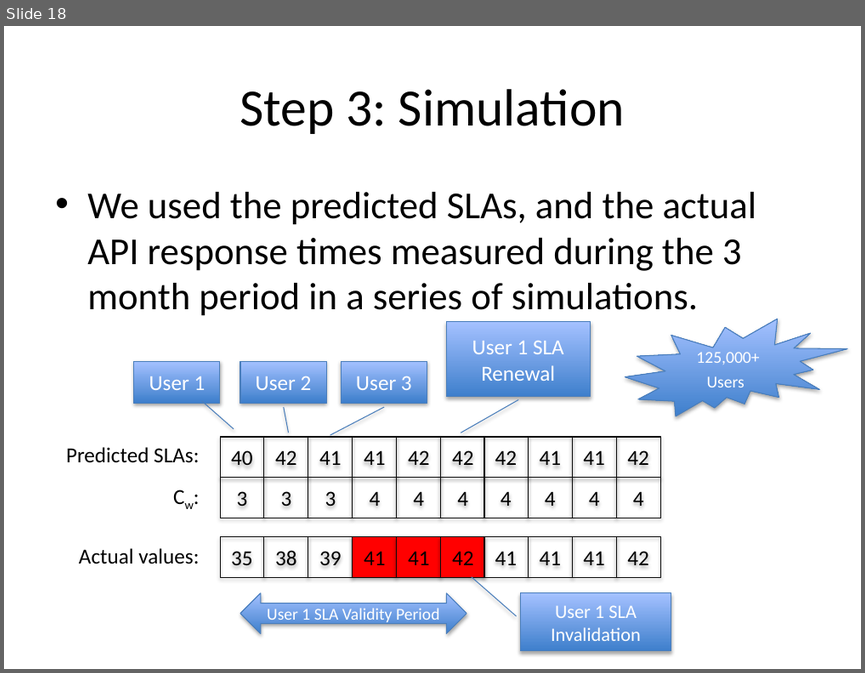
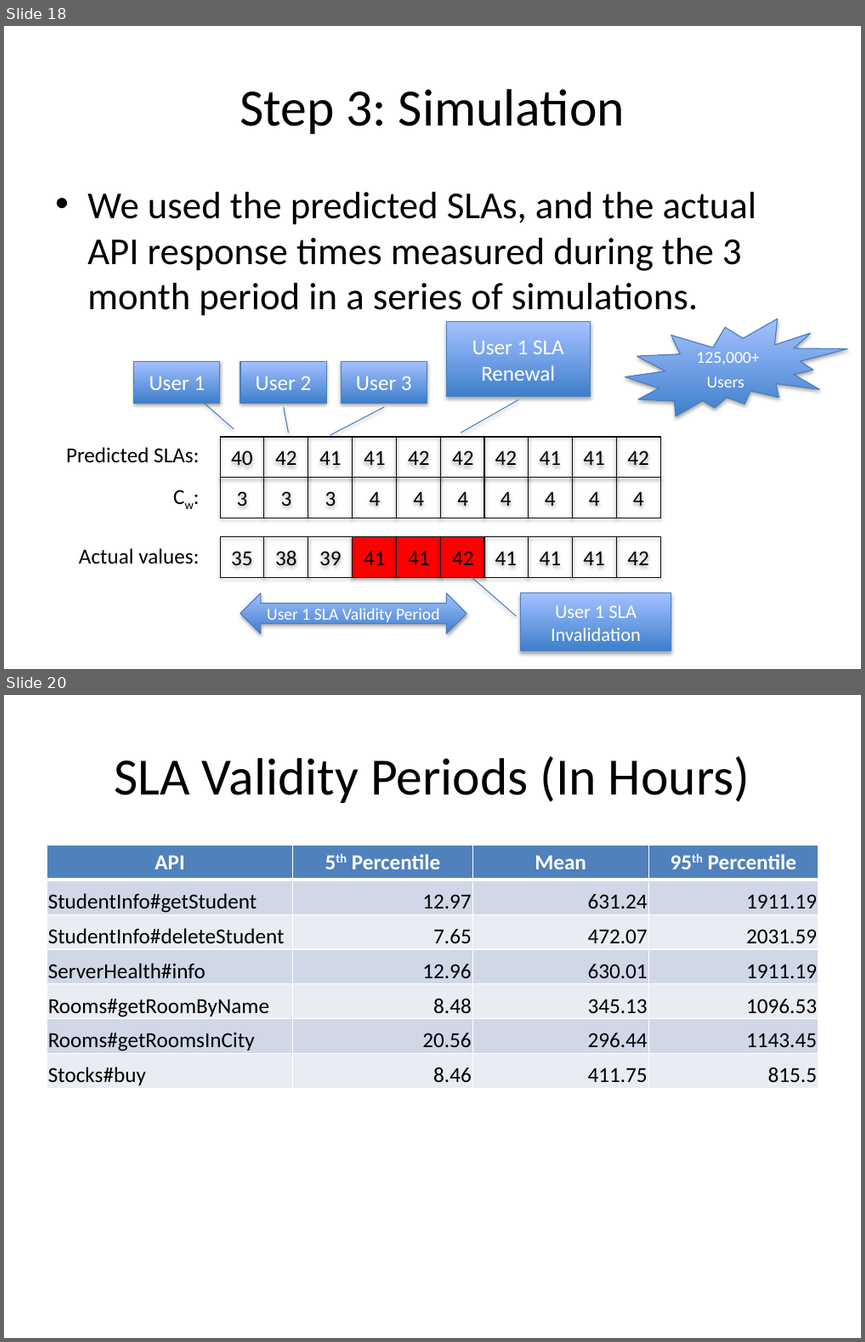
Before and after one commit to Dithn/eager-appscale, a slide deck: Eager/paper/cloudcom15/sla_durability_v1.pptx. Shown one above the other, each under a label of ours: slide 18 before the commit, slides 18 and 20 after it; the slides between them are not shown. The pictures are 865x673 and 865x1342 pixels, drawn with LibreOffice and Linux fonts; fonts in the diff are those of the drawing. Boxes give left, top, right and bottom in pixels: in the first picture for what was removed or moved away, otherwise in the second. Text is boxed around its words. In the diff, an @@ line names an element or a change of style, - is before the commit and + after.

```diff
--- a/Eager/paper/cloudcom15/sla_durability_v1.pptx
+++ b/Eager/paper/cloudcom15/sla_durability_v1.pptx
@@ slide 20 added at box(4, 695, 861, 1338), background #FFFFFF @@
@@ title added at box(114, 756, 749, 803), 44 pt, text #000000 @@
+SLA Validity Periods (In Hours)
@@ table added at box(46, 845, 818, 1089), 7 rows, 4 columns @@
+API | 5th Percentile | Mean | 95th Percentile
+StudentInfo#getStudent | 12.97 | 631.24 | 1911.19
+StudentInfo#deleteStudent | 7.65 | 472.07 | 2031.59
+ServerHealth#info | 12.96 | 630.01 | 1911.19
+Rooms#getRoomByName | 8.48 | 345.13 | 1096.53
+Rooms#getRoomsInCity | 20.56 | 296.44 | 1143.45
+Stocks#buy | 8.46 | 411.75 | 815.5
```
Also in this commit, not shown: 2 slides changed, 3 other slides added.
